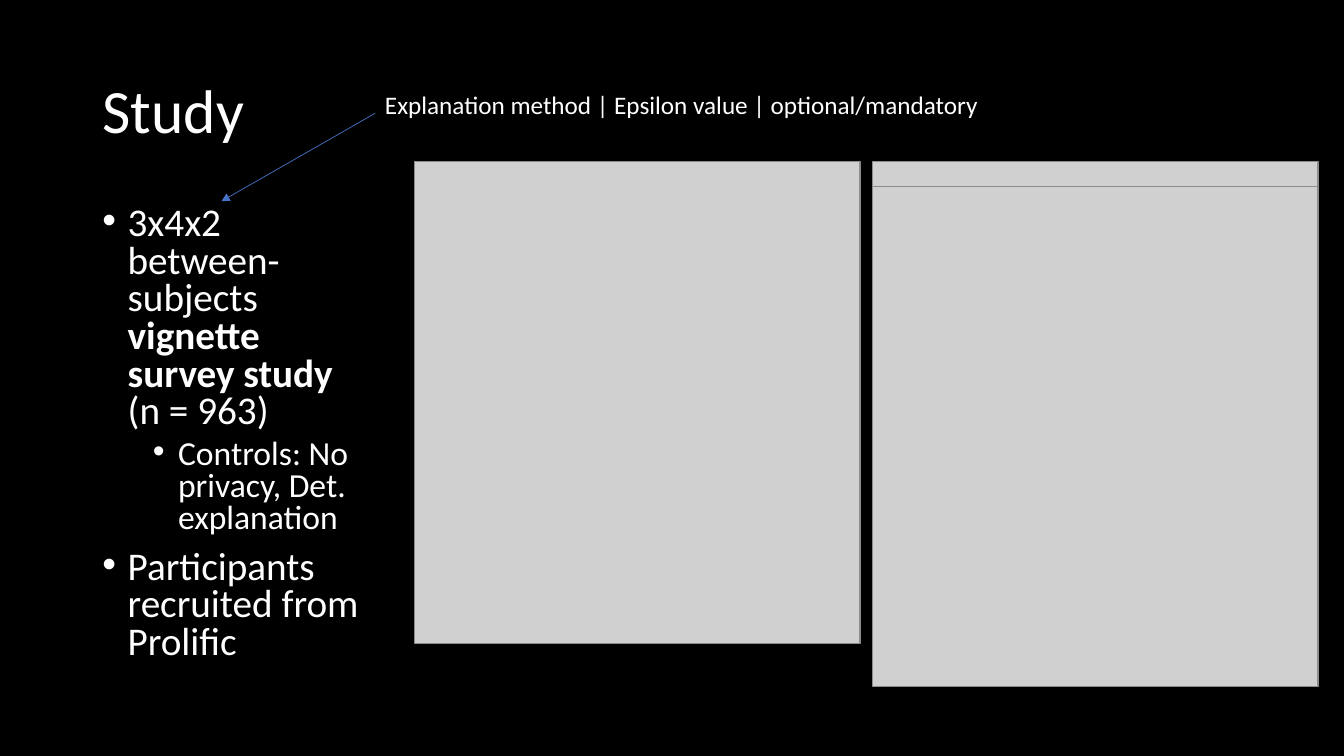
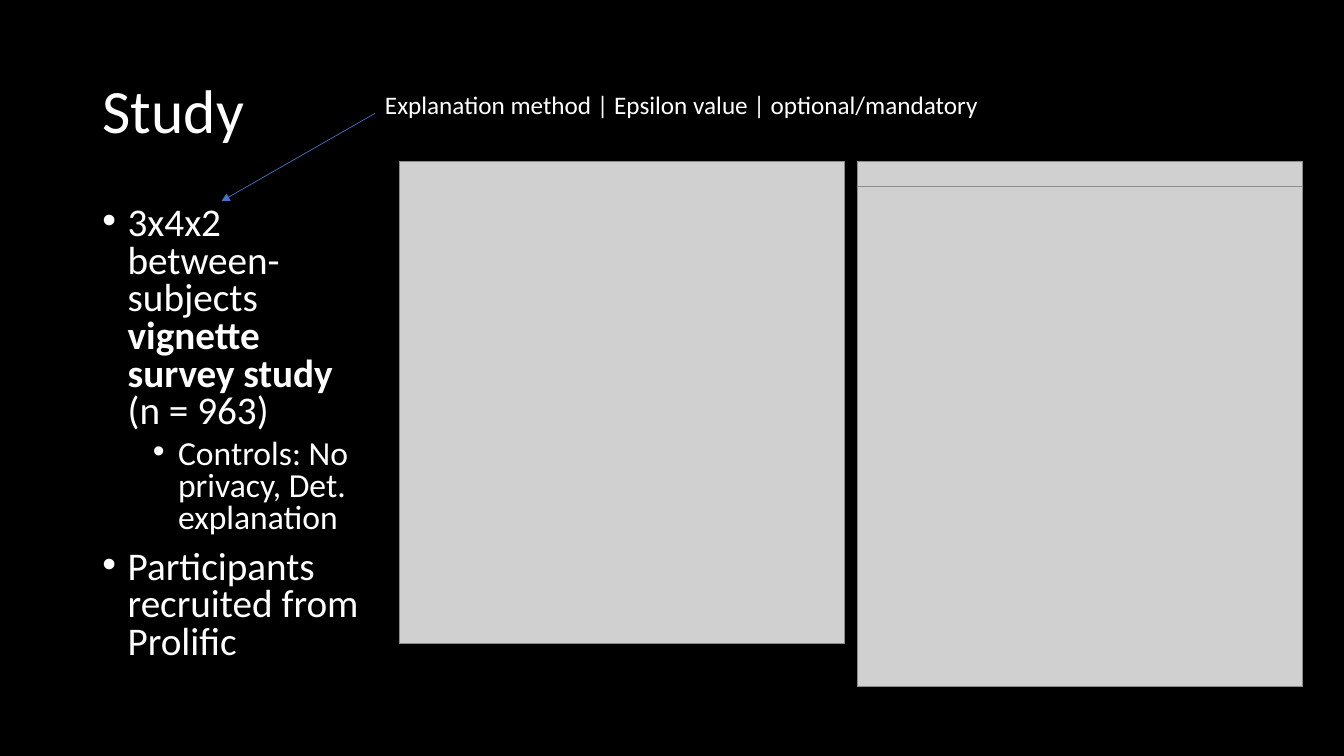
Before and after one commit to mwhicks1/mhicks-www, a slide deck: slide 14 of static/courses/cis-7000-fall2025/downloads/ESPH-explain-dp.pptx. Drawn at 1344x756 pixels with LibreOffice and Linux fonts; fonts in the diff are those of the drawing; grey boxes stand for pictures. Boxes give left, top, right and bottom in pixels: in the first picture for what was removed or moved away, otherwise in the second. Text is boxed around its words. In the diff, an @@ line names an element or a change of style, - is before the commit and + after.

```diff
--- a/static/courses/cis-7000-fall2025/downloads/ESPH-explain-dp.pptx
+++ b/static/courses/cis-7000-fall2025/downloads/ESPH-explain-dp.pptx
@@ 3 pictures: place and size @@
-3 pictures at <box>414,162,1319,687</box>
+3 pictures at <box>399,162,1304,687</box>
```
Also in this commit, not shown: 1 other slide changed.
